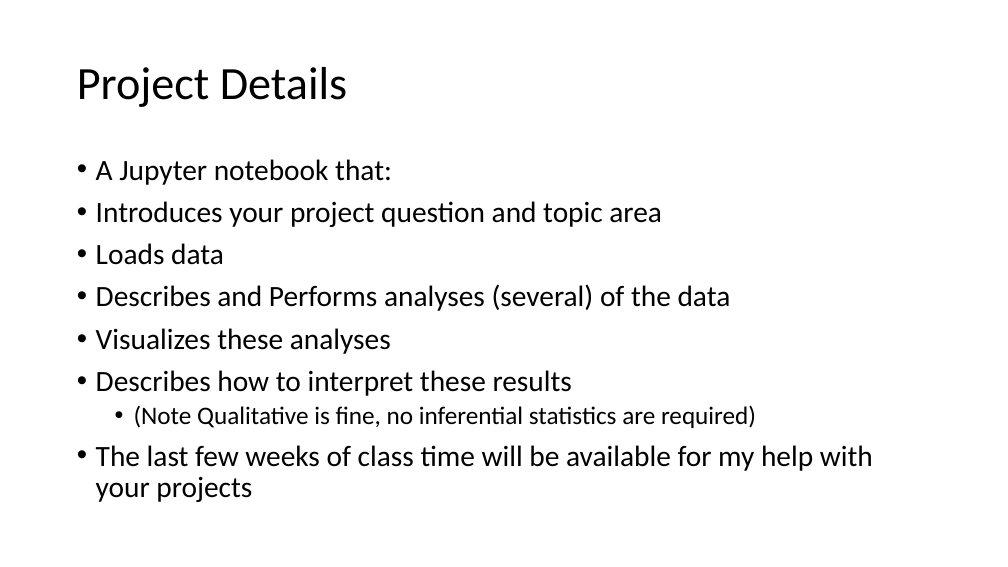
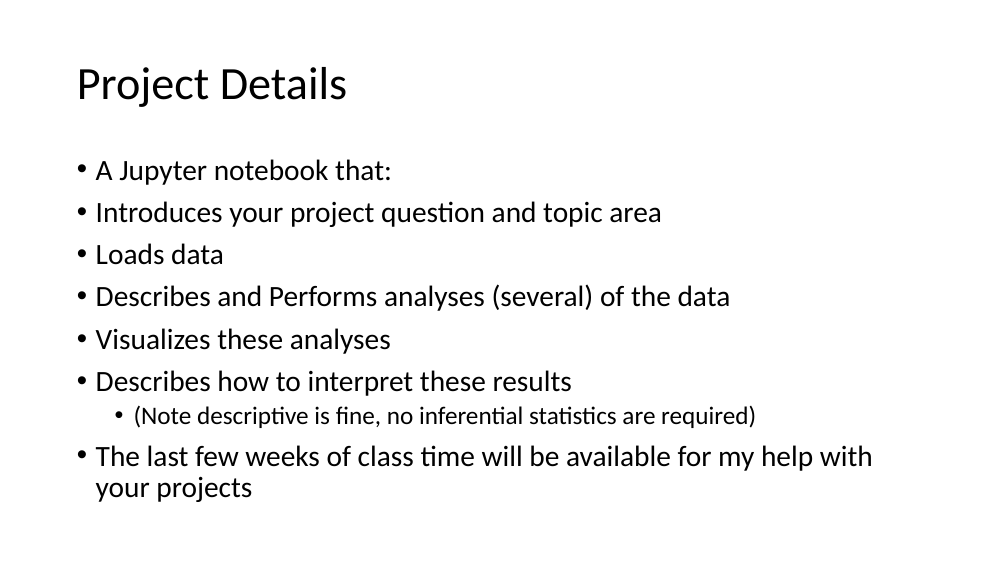
Before and after one commit to j-ales/PS4106_2024_25, a slide deck: slide 2 of slides/p4106 - projects.pptx. Drawn at 1008x567 pixels with LibreOffice and Linux fonts; fonts in the diff are those of the drawing. Boxes give left, top, right and bottom in pixels: in the first picture for what was removed or moved away, otherwise in the second. Text is boxed around its words. In the diff, an @@ line names an element or a change of style, - is before the commit and + after.

Commit message:
Added minor fixes to slides for projects

```diff
--- a/slides/p4106 - projects.pptx
+++ b/slides/p4106 - projects.pptx
@@ text at <box>134,405,756,428</box>: text changed @@
-  • (Note Qualitative is fine, no inferential statistics are required)
+  • (Note descriptive is fine, no inferential statistics are required)
```
Also in this commit, not shown: 3 other slides changed.
